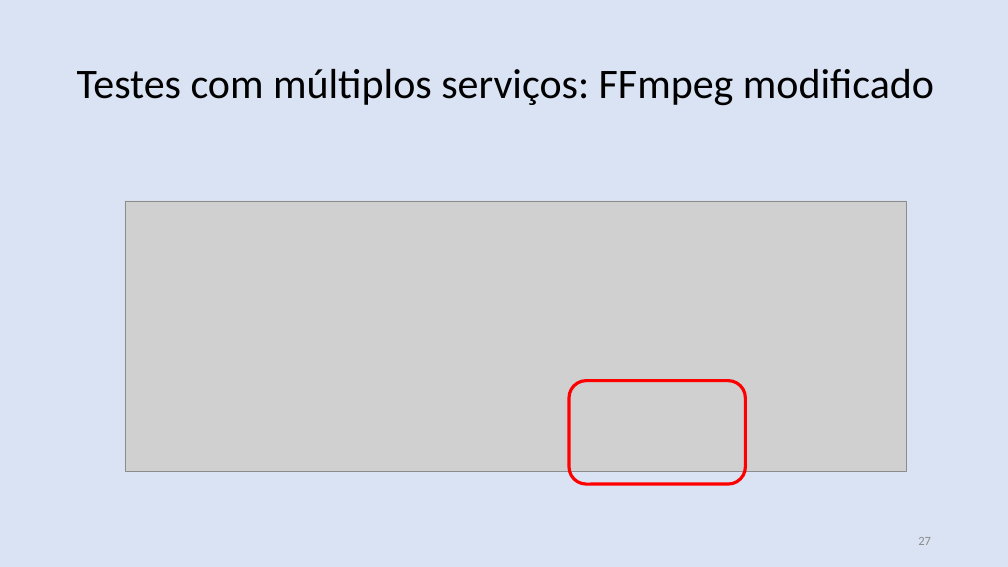
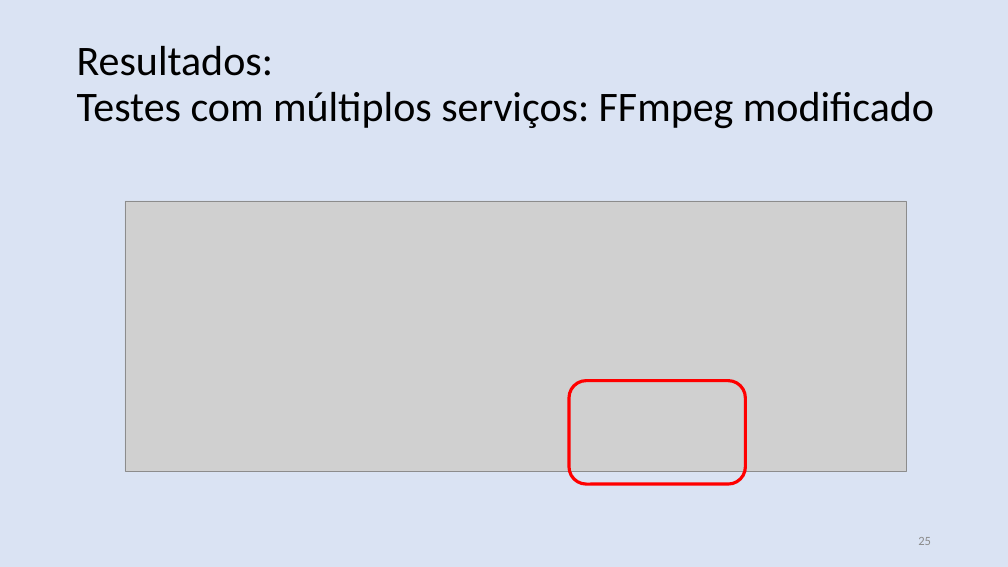
Before and after one commit to nasall2/TCC, a slide deck: slide 25 of relatorio/abntex2-modelos-1.9.2/figuras/apresentacao.pptx (slide 27 before the commit). Drawn at 1008x567 pixels with LibreOffice and Linux fonts; fonts in the diff are those of the drawing; grey boxes stand for pictures. Boxes give left, top, right and bottom in pixels: in the first picture for what was removed or moved away, otherwise in the second. Text is boxed around its words. In the diff, an @@ line names an element or a change of style, - is before the commit and + after.

```diff
--- a/relatorio/abntex2-modelos-1.9.2/figuras/apresentacao.pptx
+++ b/relatorio/abntex2-modelos-1.9.2/figuras/apresentacao.pptx
@@ text at (x1=77, y1=46, x2=273, y2=76): paragraph added @@
+Resultados:
@@ page number at (x1=918, y1=537, x2=931, y2=545): text changed @@
-27
+25
```
Also in this commit, not shown: 9 other slides changed.
